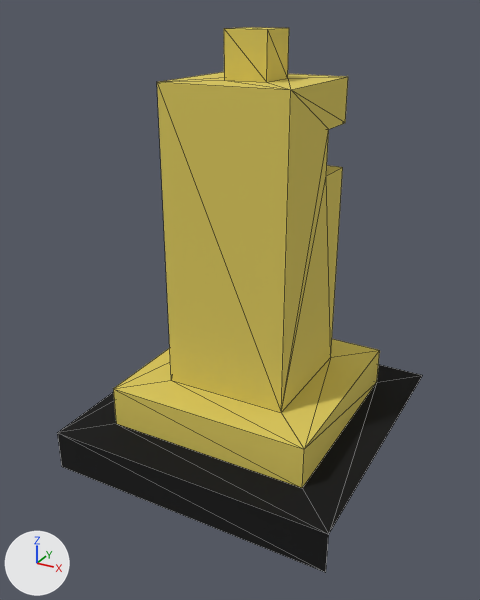
One commit to the glTF model public/assets/pieces/chessset/bishop-b.glb: the scene before it, then after it.
Rendered twice from a camera (50 mm lens) standing at (0.976, -1.878, 1.483) and looking at (-0.015, -0.075, 0.582). Lighting does not change. The marker at lower left points along +X, +Y and +Z. The older version comes first. Mesh edges are drawn as thin lines. Vertices at exactly the same position are counted once.

Names of what the first picture shows: 'root'.
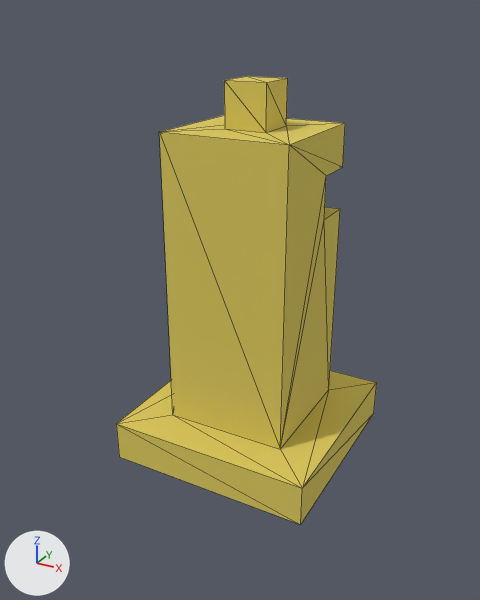
Pixel boxes [x1, y1, x2, y2] of what changed, in the pictures (480 x 600 px):
'root', reshaped (29% narrower, 18% shorter)
    before: [57, 27, 423, 572]
    after: [116, 76, 377, 525]

The edits, one by one:
me_mesh is used by ob_root; location (0.0, 0.0, 0.0).
me_mesh had 38 vertices, 68 faces and spanned x -0.5..0.5, y -0.5..0.5, z 0.0..1.429.
me_mesh now has 32 vertices, 58 faces and spans x -0.357..0.357, y -0.357..0.357, z 0.0..1.286.
Part 1, on me_mesh:
24 vertices are removed from x -0.5..0.5, y -0.5..0.5, z 0.0..1.429.
68 faces are deleted.
8 vertices are added at x -0.214..0.214, y -0.214..0.214, z 0.143..1.143.
10 new vertices lie (0.0, 0.0, -0.143) away from vertices in x -0.357..0.357, y -0.357..0.357, z 0.143..1.286.
58 new faces join them.
